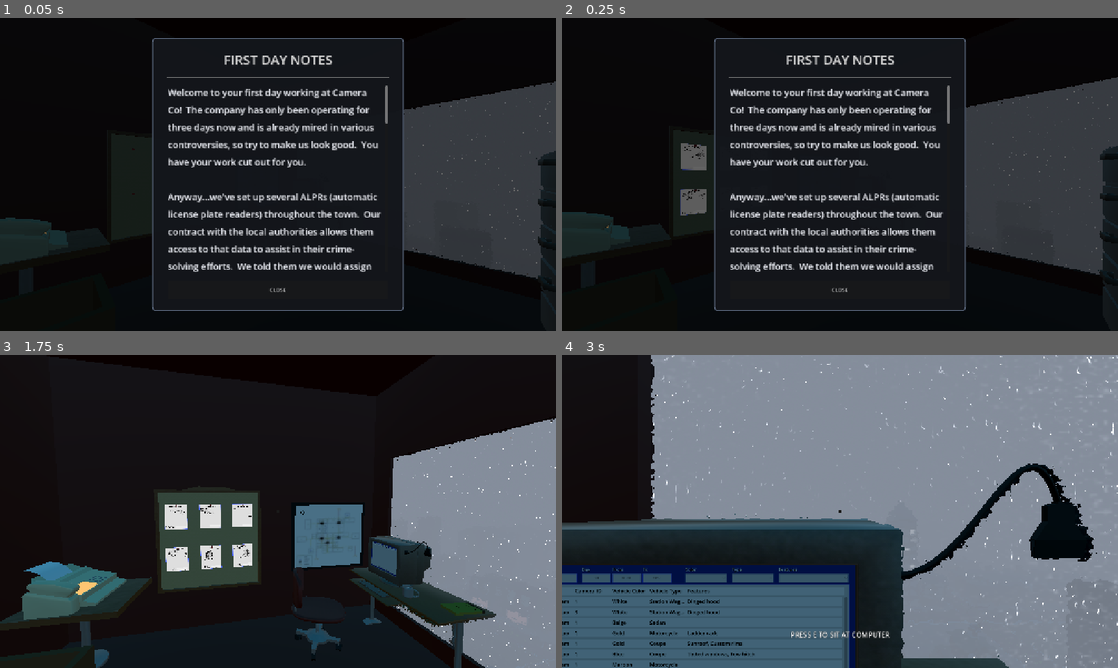
Above: before the commit, frames 1-4 (two rows, left to right).
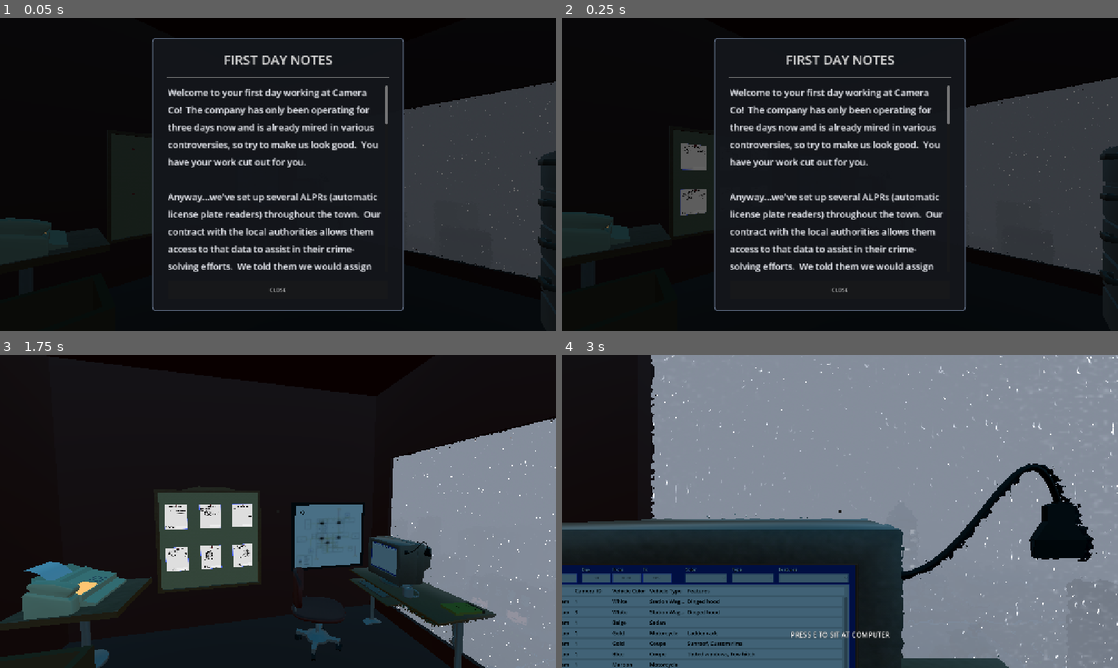
Above: after the commit, the same moments.

Repository: Ciph3rzer0/brackeys-2026.2-trust-no-one
Game: Godot game, scene res://scenes/city.tscn
Two runs of this game, one before a commit and one after it. Both use one fixed random seed, a clock stepped at 60 frames per second and the inputs below.
Inputs (mouse positions are in pixels of both pictures, inside the frame that each line leads up to):
- Up to frame 1 (0.05 s): no input
- Up to frame 2 (0.25 s): no input
- Up to frame 3 (1.75 s): tap Enter at 0.5 s; move the mouse to (400, 495) at 0.52 s; hold D (pc_right) 0.53-1.28 s; hold E (pc_interact) 0.53-1.28 s; click (400, 495) at 0.67 s; tap Space at 0.77, 1.07, 1.52 s; move the mouse to (250, 511) at 1.27 s; hold W (pc_forward) from 1.28 s (still down); tap Ctrl at 1.35 s
- Up to frame 4 (3 s): keep holding W (pc_forward); tap Space at 1.82 s; move the mouse to (851, 505) at 2.02 s; hold Shift 2.03-2.78 s; tap E (pc_interact) at 2.75, 2.85 s; move the mouse to (834, 517) at 2.77 s; click (834, 517) at 2.92 s

The runs differ from the first frame. In frame 1, less than 0.1% of the frame differs, in the area x 69-70%, y 33-34%; in frame 2, less than 0.1%; in frame 3, less than 0.1%, in the area x 30-39%, y 48-52%; in frame 4, nothing differs.

Commit message:
made filter fields single line to prevent losing track of the entered field; removed hospital egging quest

Diff:
--- a/scripts/corkboard.gd
+++ b/scripts/corkboard.gd
@@ -4,18 +4,18 @@
 @export var report_scene: PackedScene = preload("res://scenes/crime_report_3d.tscn")
 @export_range(0.0, 600.0, 1.0, "or_greater") var refill_delay_seconds := 60.0
 @export var initial_report_quests: Array[Quest] = [
+	preload("res://scripts/quests/late-nighter.tres"),
 	preload("res://scripts/quests/haircut-robbery.tres"),
-	preload("res://scripts/quests/late-nighter.tres"),
 	preload("res://scripts/quests/streaker.tres"),
 	preload("res://scripts/quests/airport-camper.tres"),
 	preload("res://scripts/quests/speed-racer.tres"),
 	preload("res://scripts/quests/stalker.tres"),
-	preload("res://scripts/quests/hospital-egging.tres"),
-	preload("res://scripts/quests/park-drive.tres"),
+	# preload("res://scripts/quests/hospital-egging.tres"),
 	preload("res://scripts/quests/painted-lady.tres"),
 	preload("res://scripts/quests/plate-swapper.tres"),
 	#preload("res://scripts/quests/a-case-of-gas.tres"),
-	preload("res://scripts/quests/another-speedster.tres")
+	preload("res://scripts/quests/another-speedster.tres"),
+	preload("res://scripts/quests/park-drive.tres")
 	]
 
 var _queued_reports: Array[Dictionary] = []
--- a/scripts/quests/a-case-of-gas.tres
+++ b/scripts/quests/a-case-of-gas.tres
@@ -7,6 +7,4 @@
 correct_plate = "DPP-3145"
 incident = "A Case of Gas"
 details = "An elaborate heist was performed on the gas station before escaping out onto a Southbound highway.  This kind of Ocean's 11-type stuff must have required several days of careful observation.  \"Casing the joint,\" as it were."
-datetime_start = "Aug27"
-datetime_end = "Aug28"
 metadata/_custom_type_script = "uid://dy022jdobl3k8"
--- a/scripts/quests/haircut-robbery.tres
+++ b/scripts/quests/haircut-robbery.tres
@@ -6,5 +6,5 @@
 script = ExtResource("1_tj4ed")
 correct_plate = "AHL-3577"
 incident = "Haircut Robbery"
-details = "The salon was robbed this week—in a most cowardly act—sometime during the town's midday siesta.   The getaway car scraped the neighboring vehicles while navigating its release from a tight parallel park"
+details = "The salon was robbed this week—in a most cowardly act—sometime during the town's midday siesta.   The getaway car scraped the neighboring vehicles while pulling out"
 metadata/_custom_type_script = "uid://dy022jdobl3k8"
--- a/scripts/quests/late-nighter.tres
+++ b/scripts/quests/late-nighter.tres
@@ -6,5 +6,5 @@
 script = ExtResource("1_25mi1")
 correct_plate = "FCT-7517"
 incident = "Late-Nighter"
-details = "Our confidential informants have reported sightings this week of a Devil-may-care curfew-breaker"
+details = "Our CIs have reported sightings a curfew-breaker"
 metadata/_custom_type_script = "uid://dy022jdobl3k8"
--- a/ui/computer-screen/computer_screen.tscn
+++ b/ui/computer-screen/computer_screen.tscn
@@ -66,7 +66,7 @@
 script = ExtResource("10_5sf7k")
 quest = ExtResource("12_n1ots")
 
-[node name="PlateFilter" type="TextEdit" parent="." unique_id=2046144793]
+[node name="PlateFilter" type="LineEdit" parent="." unique_id=2046144793]
 unique_name_in_owner = true
 layout_mode = 0
 offset_left = 16.0
@@ -86,7 +86,7 @@
 theme_override_font_sizes/font_size = 15
 text = "License Plate:"
 
-[node name="CameraFilter" type="TextEdit" parent="." unique_id=1794576891]
+[node name="CameraFilter" type="LineEdit" parent="." unique_id=1794576891]
 unique_name_in_owner = true
 layout_mode = 0
 offset_left = 184.0
--- a/ui/tables/text_edit_filter.gd
+++ b/ui/tables/text_edit_filter.gd
@@ -1,5 +1,5 @@
-class_name TextEditFilter
-extends TextEdit
+class_name SingleLineTextFilter
+extends LineEdit
 
 ## Helper class which emits a signal with 'text' whenever it's updated.
 
@@ -7,7 +7,6 @@
 
 func _ready() -> void:
 	text_changed.connect(_on_text_changed)
-	text_set.connect(_on_text_changed)
 
-func _on_text_changed() -> void:
-	filter_changed.emit(text)
+func _on_text_changed(new_text: String) -> void:
+	filter_changed.emit(new_text)
--- a/ui/town_rules_menu.tscn
+++ b/ui/town_rules_menu.tscn
@@ -80,9 +80,7 @@
 
 Anyway...we've set up several ALPRs (automatic license plate readers) throughout the town.  Our contract with the local …(289 unchanged characters)…
 
-This can all be a bit tedious, so if you need a reminder on any of this...well, I'll be in the Bahamas for a few weeks, so I'll have the secretary make a brief note and leave it on your work table.
-
-Gloria!  Write this all down!  Well, not all of it.  Just the rules.  Are you listening to me?
+This can all be a bit tedious, so if you need a reminder on any of this...well, I'll be in the Bahamas for a few weeks, so I'll have the secretary make a brief note and leave it on your work table.  Gloria!  Write this all down!  Well, not all of it.  Just the rules.  Are you listening to me?
 
 Whatever...our lawyers have highlighted some of the relevant legislation in this town which should make your \"investigations\" a little easier:
 
@@ -90,9 +88,9 @@
 2) no overnight parking in town outside of residences
 3) no U-turns
 
-It's not hard to use our system.  Take a police report off the board in any order you'd like and clip it to the computer while you work. Then sit at the computer to access the database.  Check out the city map on the wall it to deduce a suspect based on clues in the report and the database.  When you find a poor sap to accuse, just write down their license plate number on the report and fax it back to the polic …(68 unchanged characters)…
+It's not hard to use our system: first, take a police report off the board in any order you'd like and clip it to the computer while you work. Then, sit at the computer to access the database.  Check out the city map on the wall to deduce a suspect based on clues in the report and the sightings in the database.  Finally, write down the license plate number of a vehicle you'd like to accuse onto the report and fax it back to the polic …(68 unchanged characters)…
 
-We are, of course, not financially liable for how the police act on your accusations, and you are also free to store reports you don't like in the trash box on the floor.  But, like I alluded to earlier, I don't know that our image can tolerate the weight of *too* many more lawsuits from the misuse of our system.
+We are, of course, not directly financially liable for how the police act on your accusations, and you are also free to store reports you don't like in the trash box on the floor.  But I don't know that our image can tolerate the weight of *too* many more lawsuits against the cities that use our service.
 
 Complete all the forms (either faxed or trashed) and we'll talk about your career prospects going forward."
 autowrap_mode = 2
